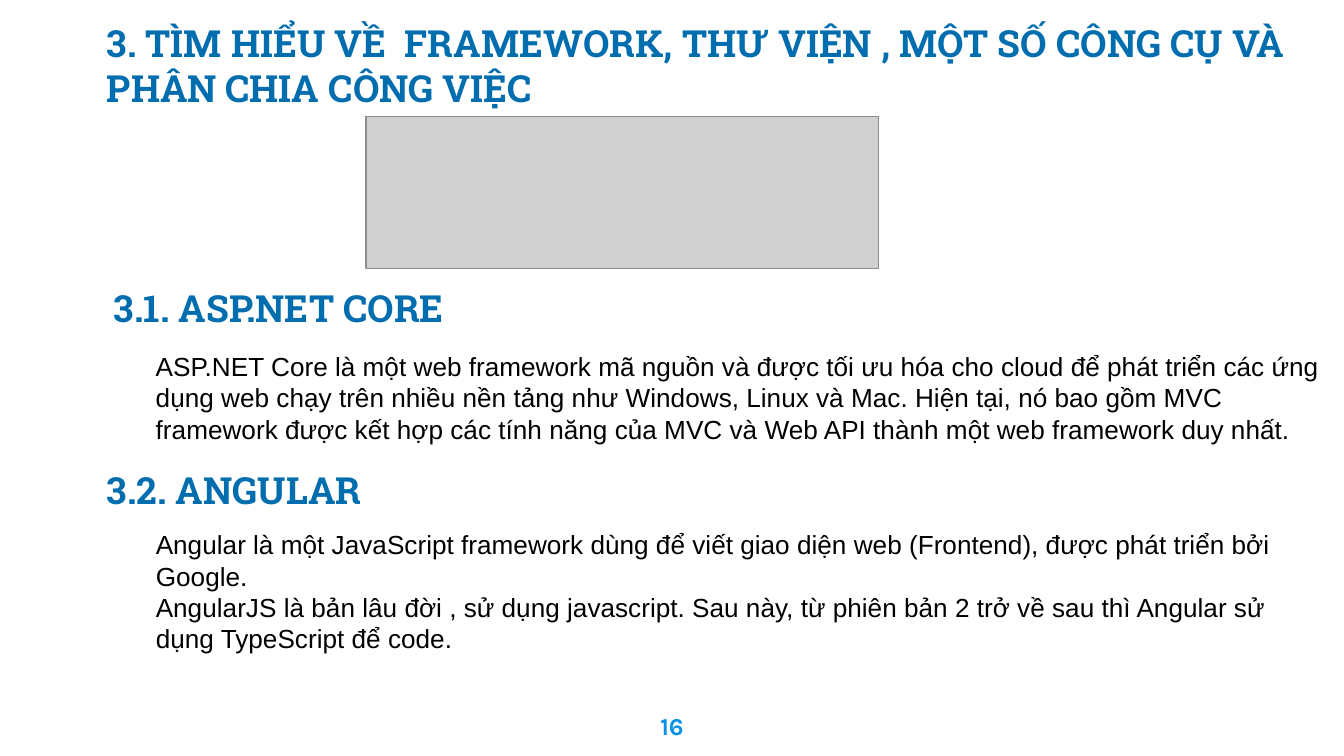
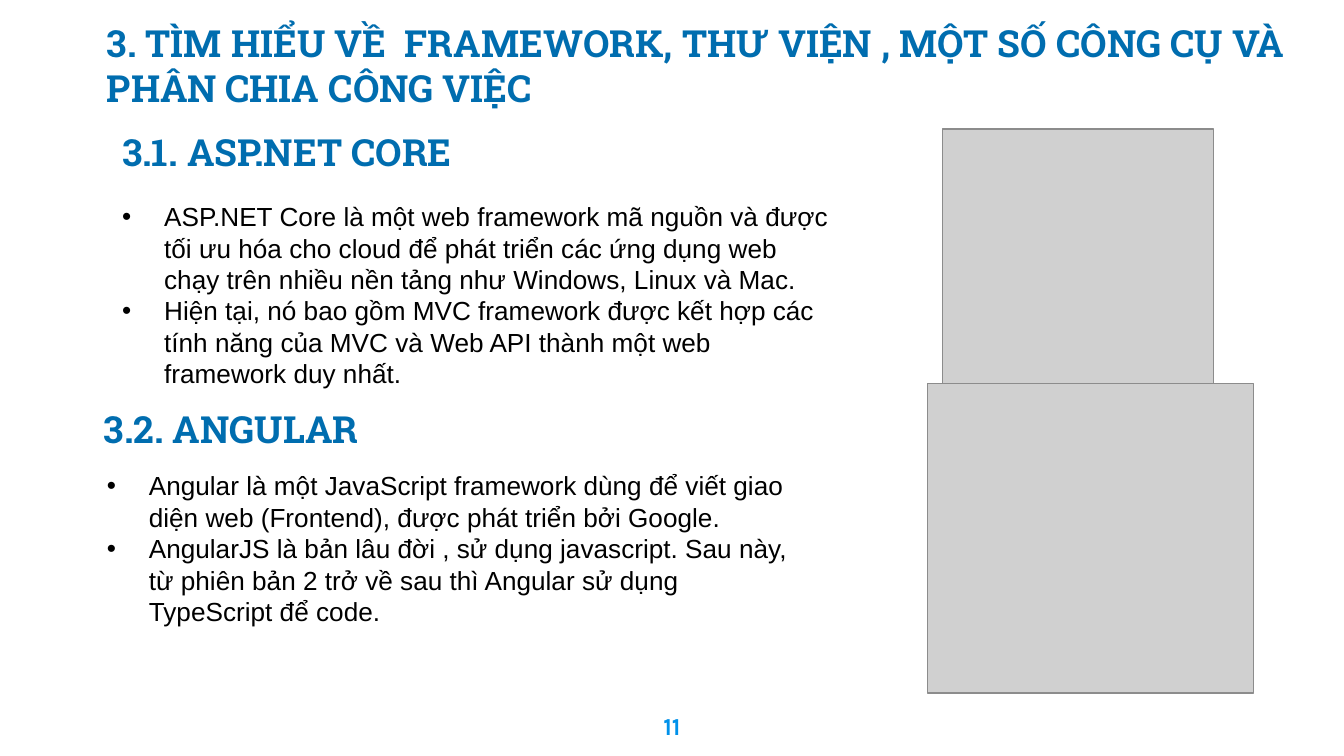
Before and after one commit to haitran2000/Ecommerce-Fashion-Website, a slide deck: slide 11 of Do An Tot Nghiep.pptx (slide 16 before the commit). Drawn at 1344x756 pixels with LibreOffice and Linux fonts; fonts in the diff are those of the drawing; grey boxes stand for pictures; background and template pictures are left out. Boxes give left, top, right and bottom in pixels: in the first picture for what was removed or moved away, otherwise in the second. Text is boxed around its words. In the diff, an @@ line names an element or a change of style, - is before the commit and + after.

```diff
--- a/Do An Tot Nghiep.pptx
+++ b/Do An Tot Nghiep.pptx
@@ picture removed at [366,117,878,269] @@
@@ text "3.1. ASP.NET CORE": place and size @@
-text "3.1. ASP.NET CORE" at [114,295,443,323]
+text "3.1. ASP.NET CORE" at [122,139,452,167]
@@ picture added at [942,129,1214,401] @@
@@ text at [164,206,827,389]: text changed @@
-ASP.NET Core là một web framework mã nguồn và được tối ưu hóa cho cloud để phát triển các ứng dụng web chạy trên nhiều nền tảng như Windows, Linux và Mac. Hiện tại, nó bao gồm MVC framework được kết hợp các tính năng của MVC và Web API thành một web framework duy nhất.
+• ASP.NET Core là một web framework mã nguồn và được tối ưu hóa cho cloud để phát triển các ứng dụng web chạy trên nhiều nền tảng như Windows, Linux và Mac.
+• Hiện tại, nó bao gồm MVC framework được kết hợp các tính năng của MVC và Web API thành một web framework duy nhất.
@@ picture added at [927,383,1254,692] @@
@@ text "3.2. ANGULAR": place and size @@
-text "3.2. ANGULAR" at [107,477,361,505]
+text "3.2. ANGULAR" at [104,416,358,444]
@@ text "Angular là một JavaScript framework ...": place and size @@
-text "Angular là một JavaScript framework ..." at [156,533,1270,654]
+text "Angular là một JavaScript framework ..." at [149,474,787,627]
@@ text "Angular là một JavaScript framework ..." at [149,474,787,627]: bullet none to • @@
@@ page number at [663,719,680,735]: text changed @@
-16
+11
```
Also in this commit, not shown: 23 other slides changed, 4 slides added, 6 slides removed.
